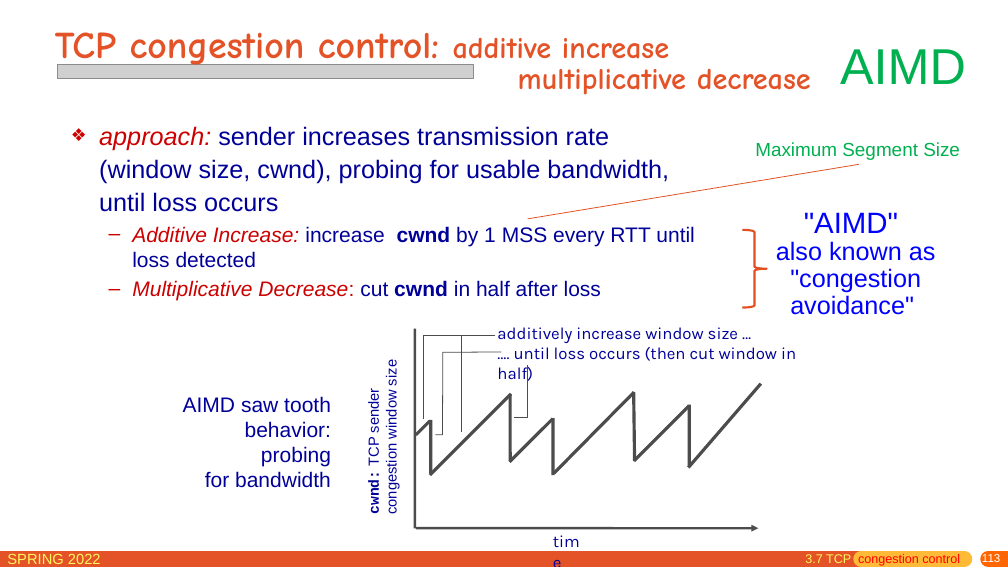
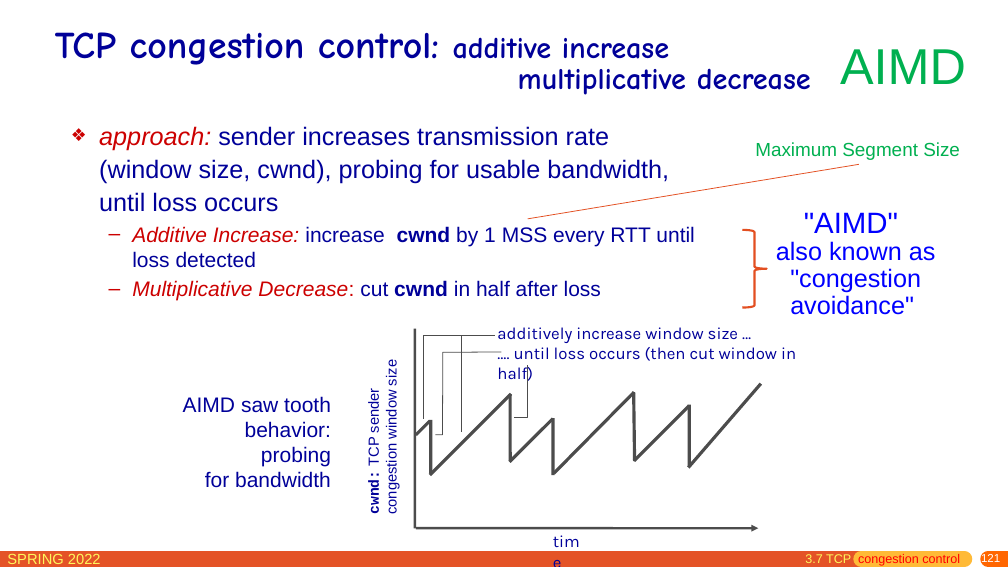
Before and after one commit to network-whu/slides, a slide deck: slide 121 of pptx/chapter3.pptx (slide 113 before the commit). Drawn at 1008x567 pixels with LibreOffice and Linux fonts; fonts in the diff are those of the drawing; grey boxes stand for pictures. Boxes give left, top, right and bottom in pixels: in the first picture for what was removed or moved away, otherwise in the second. Text is boxed around its words. In the diff, an @@ line names an element or a change of style, - is before the commit and + after.

```diff
--- a/pptx/chapter3.pptx
+++ b/pptx/chapter3.pptx
@@ title "TCP congestion control: additive increase ..." at bbox=[55, 32, 811, 95]: text colour #E45327 to #000099 @@
@@ picture removed at bbox=[57, 64, 473, 79] @@
@@ page number at bbox=[981, 553, 1000, 565]: text changed @@
-113
+121
```
Also in this commit, not shown: 60 other slides changed, 9 slides added, 1 slide removed.
